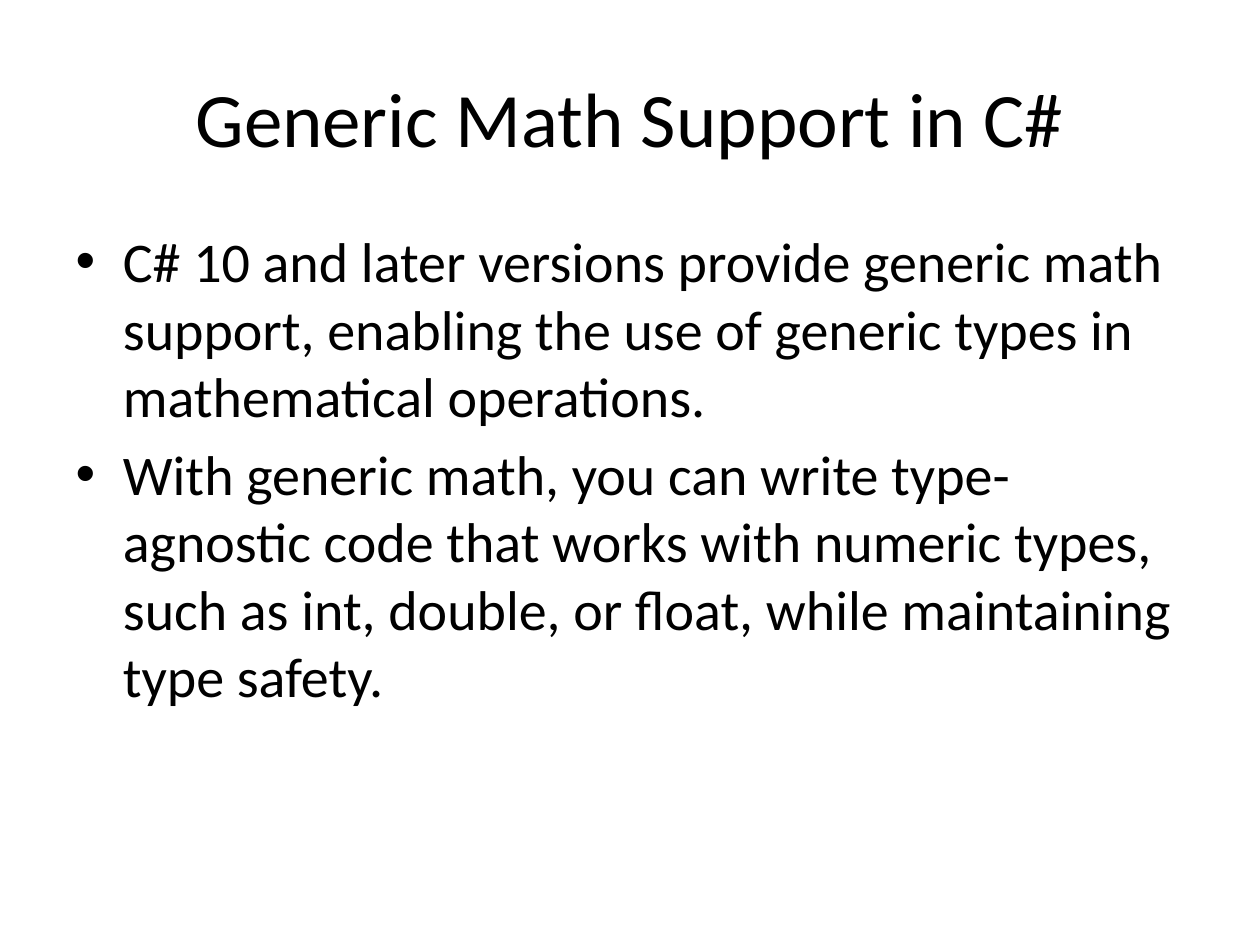
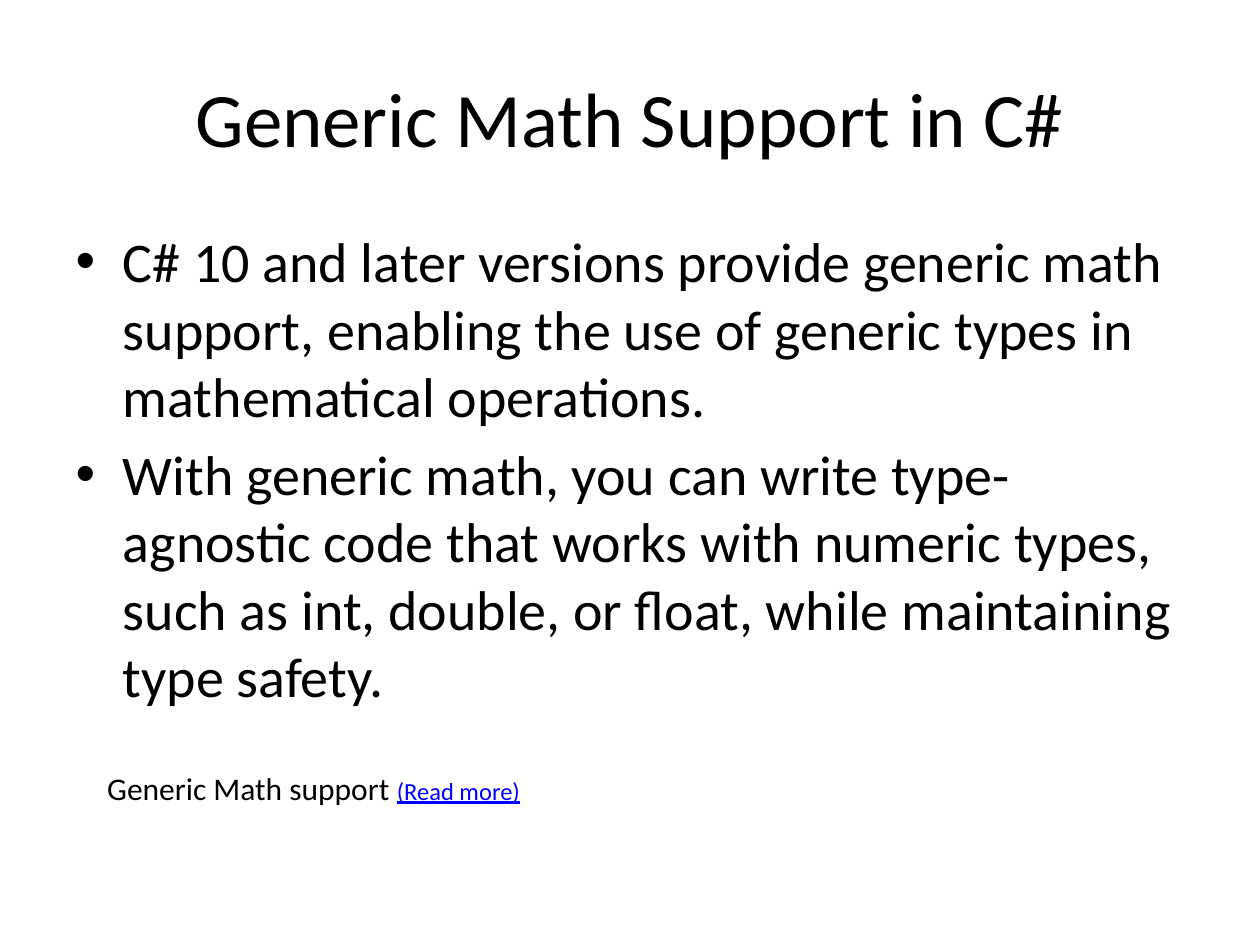
Before and after one commit to LuisSouto/C-sharp-new-features, a slide deck: slide 9 of CSharp_Concepts_Presentation_With_All_Links.pptx. Drawn at 1260x945 pixels with LibreOffice and Linux fonts; fonts in the diff are those of the drawing. Boxes give left, top, right and bottom in pixels: in the first picture for what was removed or moved away, otherwise in the second. Text is boxed around its words. In the diff, an @@ line names an element or a change of style, - is before the commit and + after.

```diff
--- a/CSharp_Concepts_Presentation_With_All_Links.pptx
+++ b/CSharp_Concepts_Presentation_With_All_Links.pptx
@@ text added at box(107, 778, 519, 805), 18 pt, text #000000 @@
+Generic Math support (Read more)
```
Also in this commit, not shown: 3 other files.
